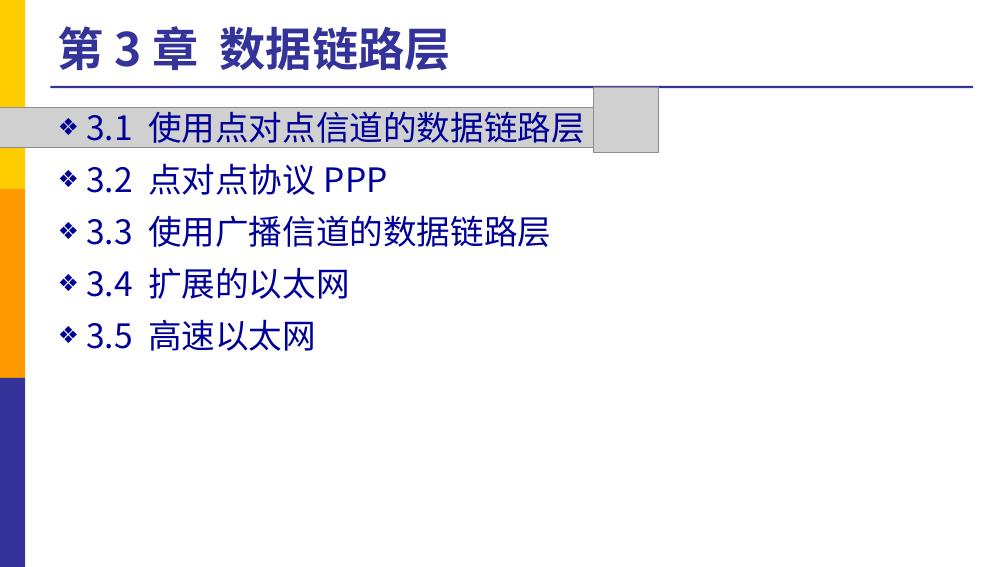
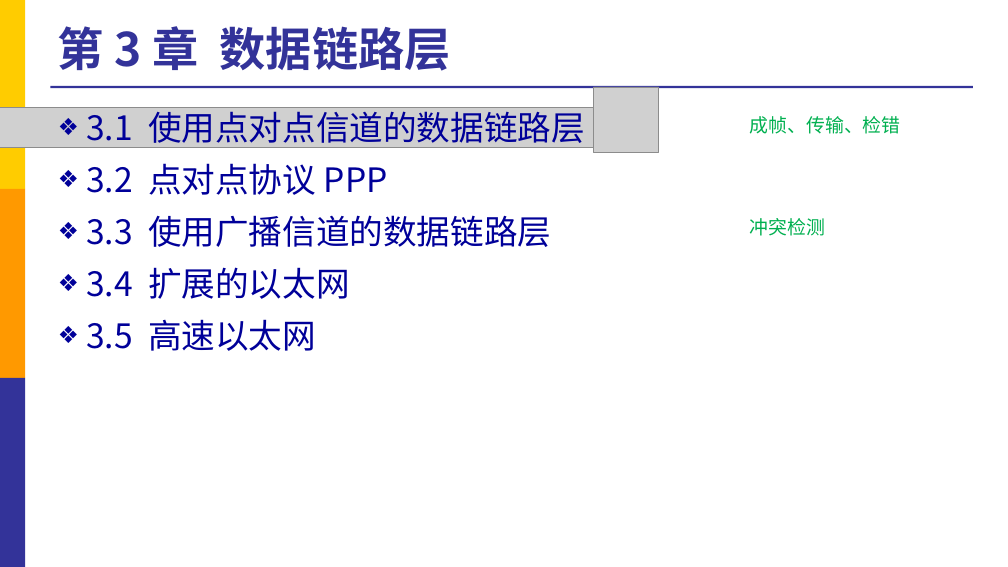
Before and after one commit to network-whu/2021, a slide deck: slide 5 of slides/instruction/03.pptx (slide 2 before the commit). Drawn at 1008x567 pixels with LibreOffice and Linux fonts; fonts in the diff are those of the drawing; grey boxes stand for pictures. Boxes give left, top, right and bottom in pixels: in the first picture for what was removed or moved away, otherwise in the second. Text is boxed around its words. In the diff, an @@ line names an element or a change of style, - is before the commit and + after.

```diff
--- a/slides/instruction/03.pptx
+++ b/slides/instruction/03.pptx
@@ text added at <box>750,116,901,134</box>, 18 pt, text #00B050 @@
+成帧、传输、检错
@@ text added at <box>750,218,826,236</box>, 18 pt, text #00B050 @@
+冲突检测
```
Also in this commit, not shown: 1 other slide changed, 5 other files.
